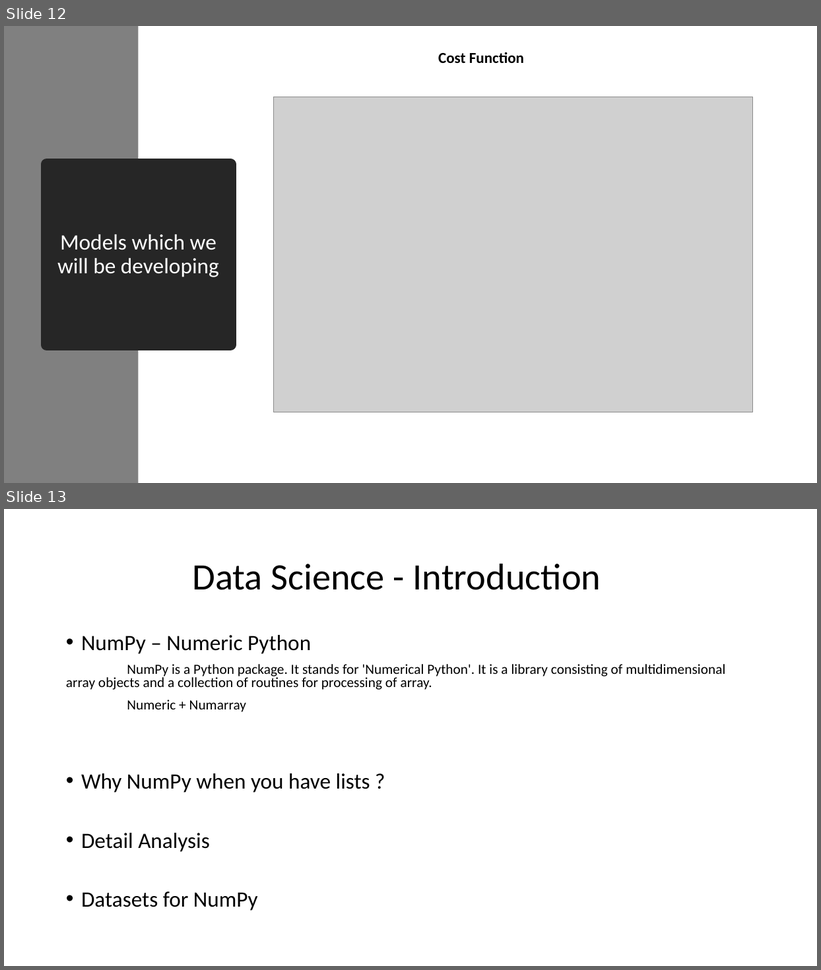
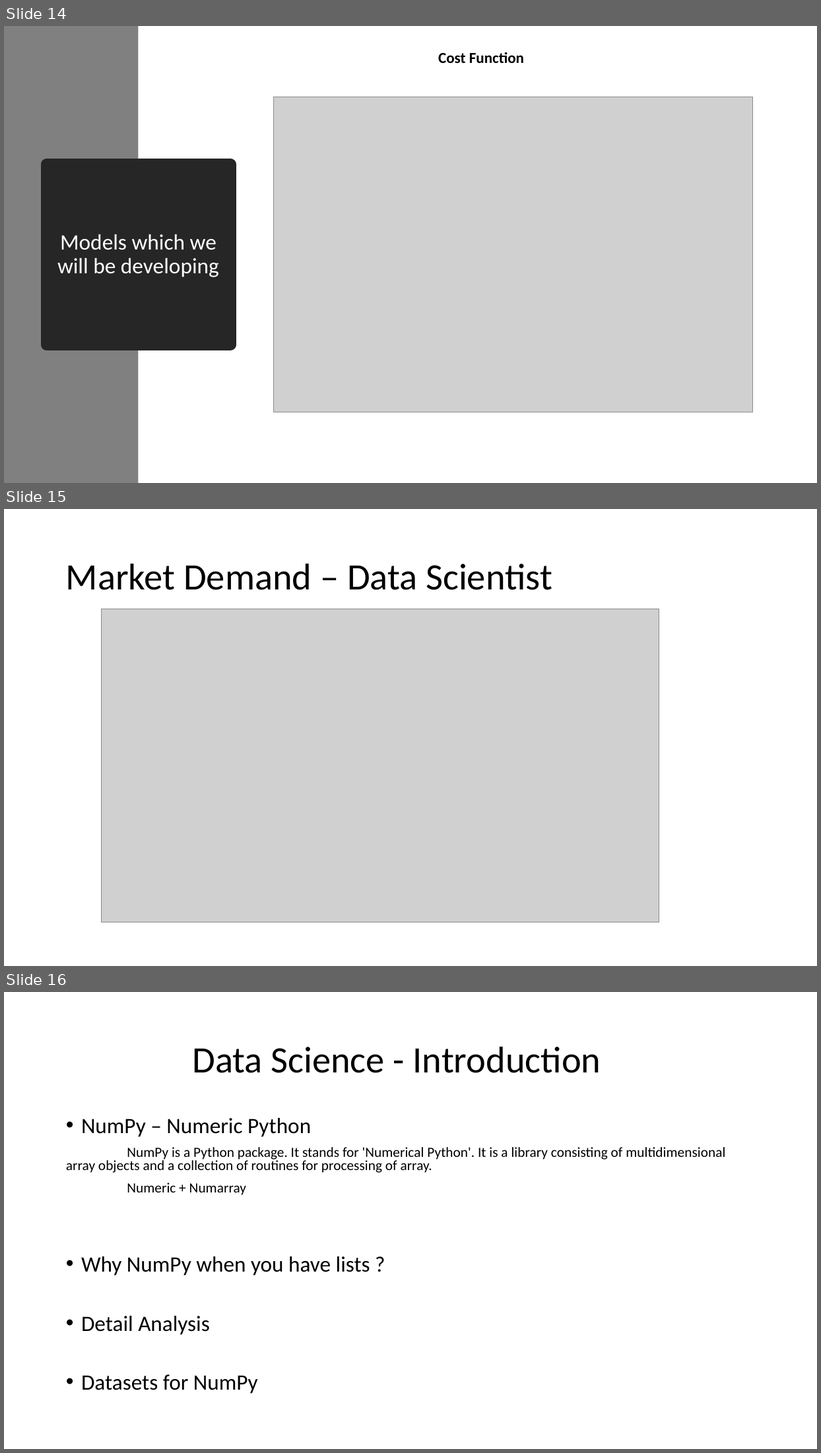
Before and after one commit to VarunAravinth/machine-learning-using-python, a slide deck: machine-learning-using-python/Machine Learning with Python.pptx. Shown one above the other, each under a label of ours: slides 12 and 13 before the commit, slides 14, 15 and 16 after it. The pictures are 821x970 and 821x1453 pixels, drawn with LibreOffice and Linux fonts; fonts in the diff are those of the drawing; grey boxes stand for pictures. Boxes give left, top, right and bottom in pixels: in the first picture for what was removed or moved away, otherwise in the second. Text is boxed around its words. In the diff, an @@ line names an element or a change of style, - is before the commit and + after.

```diff
--- a/machine-learning-using-python/Machine Learning with Python.pptx
+++ b/machine-learning-using-python/Machine Learning with Python.pptx
@@ slide 15 added at [4, 509, 817, 966], background #FFFFFF @@
@@ title added at [66, 563, 552, 590], 44 pt, text #000000 @@
+Market Demand – Data Scientist
@@ picture added at [101, 609, 659, 923] @@
@@ what was slide 12 is now slide 14 @@
@@ what was slide 13 is now slide 16 @@
```
Also in this commit, not shown: 3 other slides added.
